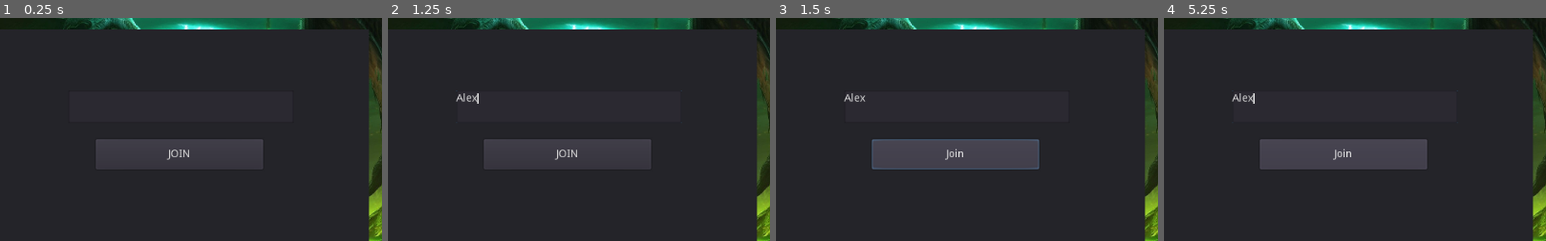
Above: before the commit, frames 1-4 (left to right).
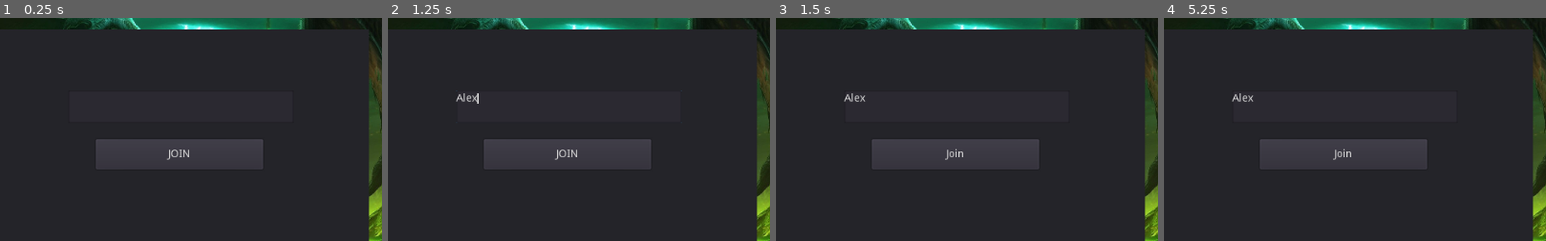
Above: after the commit, the same moments.

Repository: Brasegon/World-Of-Brangers
Game: Godot game, scene res://Scenes/Global.tscn
Two runs of this game, one before a commit and one after it. Both use one fixed random seed, a clock stepped at 60 frames per second and the inputs below.
Inputs (mouse positions are % of the whole screen's width and height, from its top left):
- Up to frame 1 (0.25 s): no input
- Up to frame 2 (1.25 s): click (49, 41) at 0.52 s; type "Alex" at 0.6 s
- Up to frame 3 (1.5 s): click "JOIN" at 1.25 s
- Up to frame 4 (5.25 s): click "Join" at 2 s; hold Right (ui_right) 2.78-3.53 s; hold Down (ui_down) 3.53-4.28 s; hold Right (ui_right) 4.28-5.03 s; hold Up (ui_up) from 5.03 s (still down)
The pictures show only the part of the screen within x 26-76%, y 21-71%; the shares and areas given below are measured in that part.

Frames 1-2 are identical in both runs. In frame 3, 0.5% of the frame differs, in the area x 25-69%, y 54-68%; in frame 4, less than 0.1%.

Commit message:
add player connection

Diff:
--- a/Modules/Menu/MainMenu.gd
+++ b/Modules/Menu/MainMenu.gd
@@ -2,11 +2,13 @@
 
 onready var playerName = $Panel/playerName
 onready var joinButton = $Panel/joinButton
+onready var Connection = $Connection
 onready var Global = $"/root/Global"
 onready var Network = $"/root/Network"
 var player = null
 var buttonJoinPressed = false;
 var playerConnected = false;
+
 
 func connectServer(success:bool):
 	if (success):
@@ -17,6 +19,9 @@
 		buttonJoinPressed = false;
 		joinButton.text = "Join"
 		joinButton.disabled = false
+		$Panel.show()
+		Connection.hide()
+
 
 func _process(delta):
 	if Network.isConnected && !playerConnected:
@@ -29,4 +34,6 @@
 		buttonJoinPressed = true;
 		joinButton.text = "Connexion en cours..."
 		joinButton.disabled = true
+		Connection.show()
+		$Panel.hide()
 		Network.connectServer()
--- a/Modules/Utils/Network.gd
+++ b/Modules/Utils/Network.gd
@@ -36,6 +36,16 @@
 func sendCommand(command, value):
 	$Command.sendCommand(ws, command, value)
 
+func parserPacket(packet):
+	var packed_decoded = parse_json(packet)
+	if typeof(packed_decoded) == 18:
+		return packed_decoded
+	else:
+		return {
+			"command": "error",
+			"value": "error"
+		}
+
 func connectServer():
 	ws.connect("connection_established", self, "_connection_established")
 	ws.connect("connection_closed", self, "_connection_closed")
@@ -51,8 +61,7 @@
 	if ws.get_peer(1).is_connected_to_host():
 		if ws.get_peer(1).get_available_packet_count() > 0:
 			var packet = ws.get_peer(1).get_var()
-			print(parse_json(packet))
-			$Command.command(ws, parse_json(packet));
+			$Command.command(ws, parserPacket(packet));
 
 
 
--- a/Scenes/Menu/MainMenu.tscn
+++ b/Scenes/Menu/MainMenu.tscn
@@ -1,7 +1,19 @@
-[gd_scene load_steps=3 format=2]
+[gd_scene load_steps=7 format=2]
 
 [ext_resource path="res://Modules/Menu/MainMenu.gd" type="Script" id=1]
 [ext_resource path="res://Assets/Sprites/Background/4173329.jpg" type="Texture" id=2]
+
+[sub_resource type="StyleBoxFlat" id=1]
+bg_color = Color( 0, 0, 0, 0.345098 )
+
+[sub_resource type="Theme" id=2]
+Panel/styles/panel = SubResource( 1 )
+
+[sub_resource type="BitmapFont" id=3]
+height = 15.0
+
+[sub_resource type="Theme" id=4]
+RichTextLabel/fonts/bold_font = SubResource( 3 )
 
 [node name="MainMenu" type="Control"]
 margin_right = 1026.0
@@ -31,3 +43,21 @@
 margin_right = 360.0
 margin_bottom = 188.0
 text = "JOIN"
+
+[node name="Connection" type="Panel" parent="."]
+visible = false
+margin_left = -8.0
+margin_top = -7.0
+margin_right = 1064.0
+margin_bottom = 609.0
+theme = SubResource( 2 )
+
+[node name="RichTextLabel" type="RichTextLabel" parent="Connection"]
+margin_left = 16.0
+margin_top = 287.0
+margin_right = 1040.0
+margin_bottom = 372.0
+theme = SubResource( 4 )
+bbcode_enabled = true
+bbcode_text = "[center]Connexion en cours...[/center]"
+text = "Connexion en cours..."
